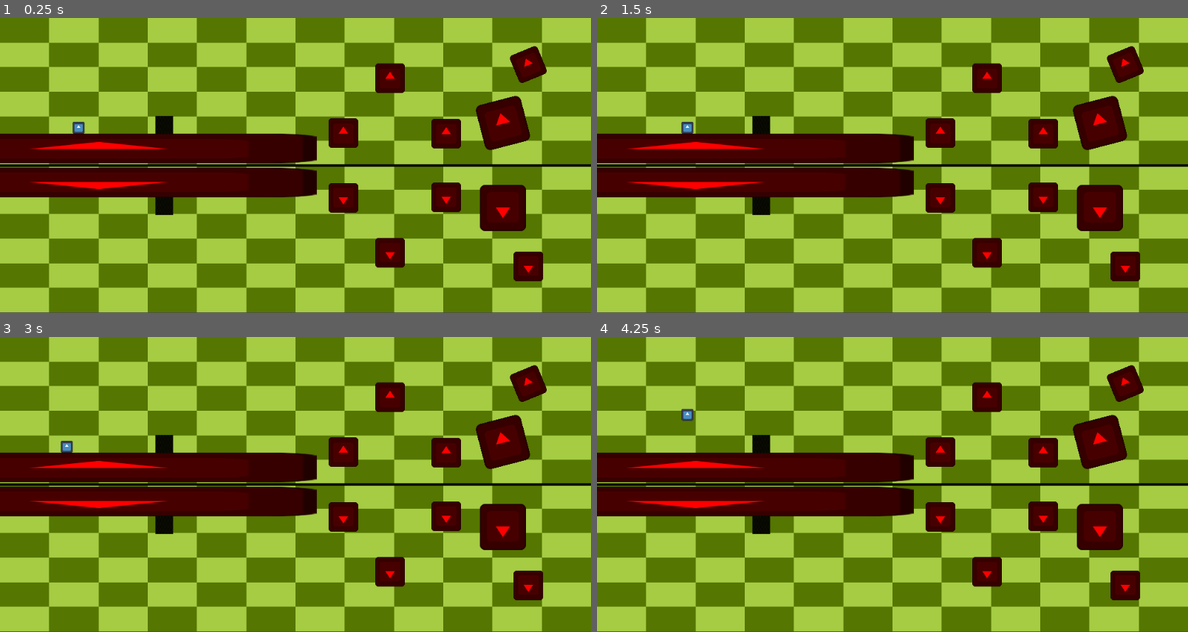
Above: before the commit, frames 1-4 (two rows, left to right).
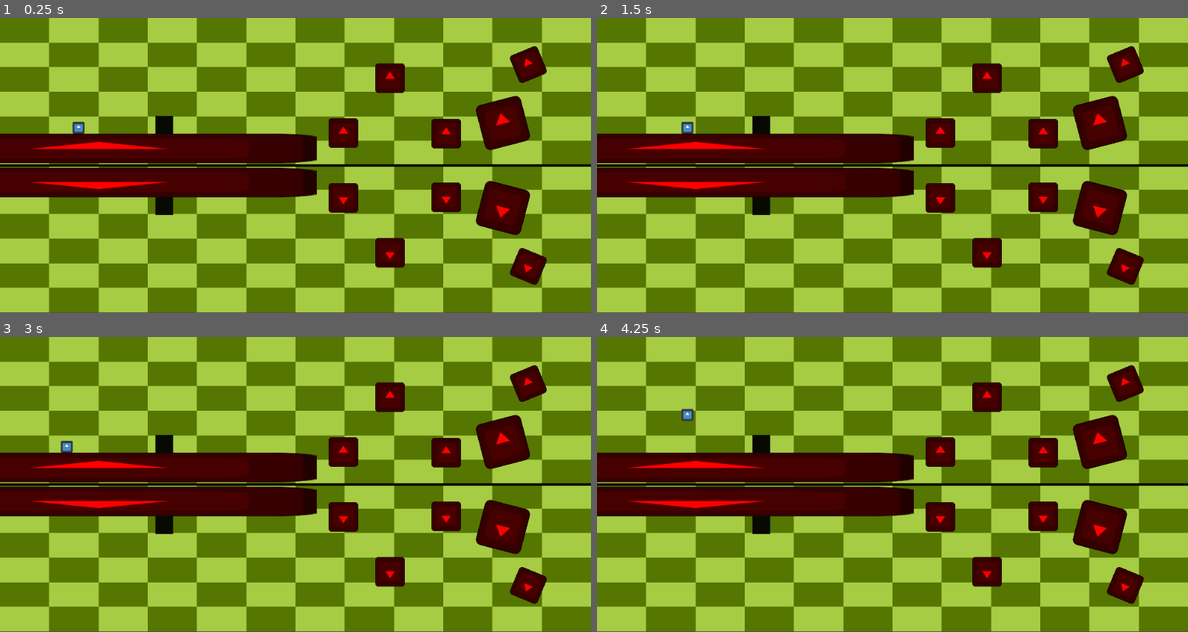
Above: after the commit, the same moments.

Repository: Rinkton/igu-summer-2024
Game: Godot game, scene res://main.tscn
Two runs of this game, one before a commit and one after it. Both use one fixed random seed, a clock stepped at 60 frames per second and the inputs below. The engine's default icon, where the game draws it, is replaced by a stand-in: a white triangle on a blue panel in a dark square.
Inputs (mouse positions are in pixels of both pictures, inside the frame that each line leads up to):
- Up to frame 1 (0.25 s): no input
- Up to frame 2 (1.5 s): tap Enter at 0.5 s; move the mouse to (1022, 150) at 0.52 s; tap A (a) at 0.6 s; tap D (d) at 0.8, 1.35 s; tap Space at 1.25 s; move the mouse to (774, 180) at 1.27 s
- Up to frame 3 (3 s): tap W (w) at 1.55, 2.1 s; move the mouse to (354, 419) at 2.02 s; tap A (a) at 2.3, 2.85 s; tap Enter at 2.75 s; move the mouse to (265, 543) at 2.77 s
- Up to frame 4 (4.25 s): tap D (d) at 3.05, 3.6 s; tap Space at 3.5 s; move the mouse to (1069, 528) at 3.52 s; tap W (w) at 3.8 s

The runs differ from the first frame. In frame 1, 0.4% of the frame differs, in the area x 80-93%, y 55-91%; in frame 2, 0.4%; in frame 3, 0.4%; in frame 4, 0.4%.

Commit message:
Lasers level try and some fixes

Diff:
--- /dev/null
+++ b/prototypesym/lasers_level.tscn
@@ -0,0 +1,89 @@
+[gd_scene load_steps=8 format=3 uid="uid://b70uuxxpgqmrt"]
+
+[ext_resource type="Script" path="res://main.gd" id="1_cil7g"]
+[ext_resource type="Texture2D" uid="uid://ikg01mwhr1j2" path="res://bgcheckeredgreen.png" id="2_drkcf"]
+[ext_resource type="PackedScene" uid="uid://biiv6nh0k0pum" path="res://axis.tscn" id="3_j747x"]
+[ext_resource type="PackedScene" uid="uid://bl0p65sry0nln" path="res://character.tscn" id="4_1tvex"]
+[ext_resource type="PackedScene" uid="uid://bhrou6ujbten2" path="res://obst1.tscn" id="5_l4h0f"]
+
+[sub_resource type="Gradient" id="Gradient_4utyb"]
+offsets = PackedFloat32Array(1)
+colors = PackedColorArray(1, 1, 1, 1)
+
+[sub_resource type="GradientTexture2D" id="GradientTexture2D_lari6"]
+gradient = SubResource("Gradient_4utyb")
+width = 1000
+height = 250
+
+[node name="lasers_level" type="Node2D"]
+script = ExtResource("1_cil7g")
+
+[node name="Sprite2D" type="Sprite2D" parent="."]
+texture_filter = 1
+position = Vector2(500, 125)
+scale = Vector2(5.21, 2.605)
+texture = ExtResource("2_drkcf")
+metadata/_edit_lock_ = true
+
+[node name="Sprite2D2" type="Sprite2D" parent="."]
+z_index = -2
+texture_filter = 1
+position = Vector2(500, 374)
+scale = Vector2(5.21, 2.605)
+texture = ExtResource("2_drkcf")
+metadata/_edit_lock_ = true
+
+[node name="axis" parent="." instance=ExtResource("3_j747x")]
+position = Vector2(500, 250)
+metadata/_edit_lock_ = true
+
+[node name="character" parent="." instance=ExtResource("4_1tvex")]
+position = Vector2(133, 137)
+
+[node name="world_objects" type="Node2D" parent="."]
+
+[node name="laser_receiver" parent="world_objects" instance=ExtResource("5_l4h0f")]
+position = Vector2(2, 353)
+rotation = 1.5708
+
+[node name="Sprite2D" parent="world_objects/laser_receiver" index="0"]
+texture = ExtResource("2_drkcf")
+
+[node name="obst5" parent="world_objects" instance=ExtResource("5_l4h0f")]
+position = Vector2(130, 220)
+scale = Vector2(4.275, 1)
+
+[node name="obst6" parent="world_objects" instance=ExtResource("5_l4h0f")]
+position = Vector2(297, 190)
+scale = Vector2(2, 2.18182)
+
+[node name="ray" parent="world_objects" instance=ExtResource("5_l4h0f")]
+position = Vector2(169, 189)
+rotation = 0.785398
+
+[node name="Sprite2D" parent="world_objects/ray" index="0"]
+scale = Vector2(0.103043, 3.70499)
+
+[node name="CollisionShape2D" parent="world_objects/ray" index="1"]
+shape = null
+
+[node name="ray_source" parent="world_objects" instance=ExtResource("5_l4h0f")]
+position = Vector2(334, 24)
+rotation = 0.785398
+
+[node name="mirror_world_objects" type="Node2D" parent="."]
+
+[node name="Marker2D" type="Marker2D" parent="."]
+position = Vector2(577, 54)
+metadata/_edit_lock_ = true
+
+[node name="PointLight2D" type="PointLight2D" parent="."]
+position = Vector2(500, 125)
+energy = 0.0
+range_z_min = 0
+range_z_max = 2
+texture = SubResource("GradientTexture2D_lari6")
+metadata/_edit_lock_ = true
+
+[editable path="world_objects/laser_receiver"]
+[editable path="world_objects/ray"]
--- a/prototypesym/main.gd
+++ b/prototypesym/main.gd
@@ -26,7 +26,7 @@
 		#object.get_child(2).set_collision_layer_value(1,false)
 		object.get_child(2).get_child(0).material = null
 		object.get_child(2).z_index = -1
-		object.get_child(2).rotation = -object.rotation
+		object.get_child(2).rotation = -object.rotation * 2
 		object.get_child(2).scale = Vector2(-1,-1)
 		object.get_child(2).global_position.x = object.global_position.x
 		object.get_child(2).global_position.y = (250 - object.global_position.y) + 250
Not shown: 1 places in prototypesym/main.tscn that only renumber resources
